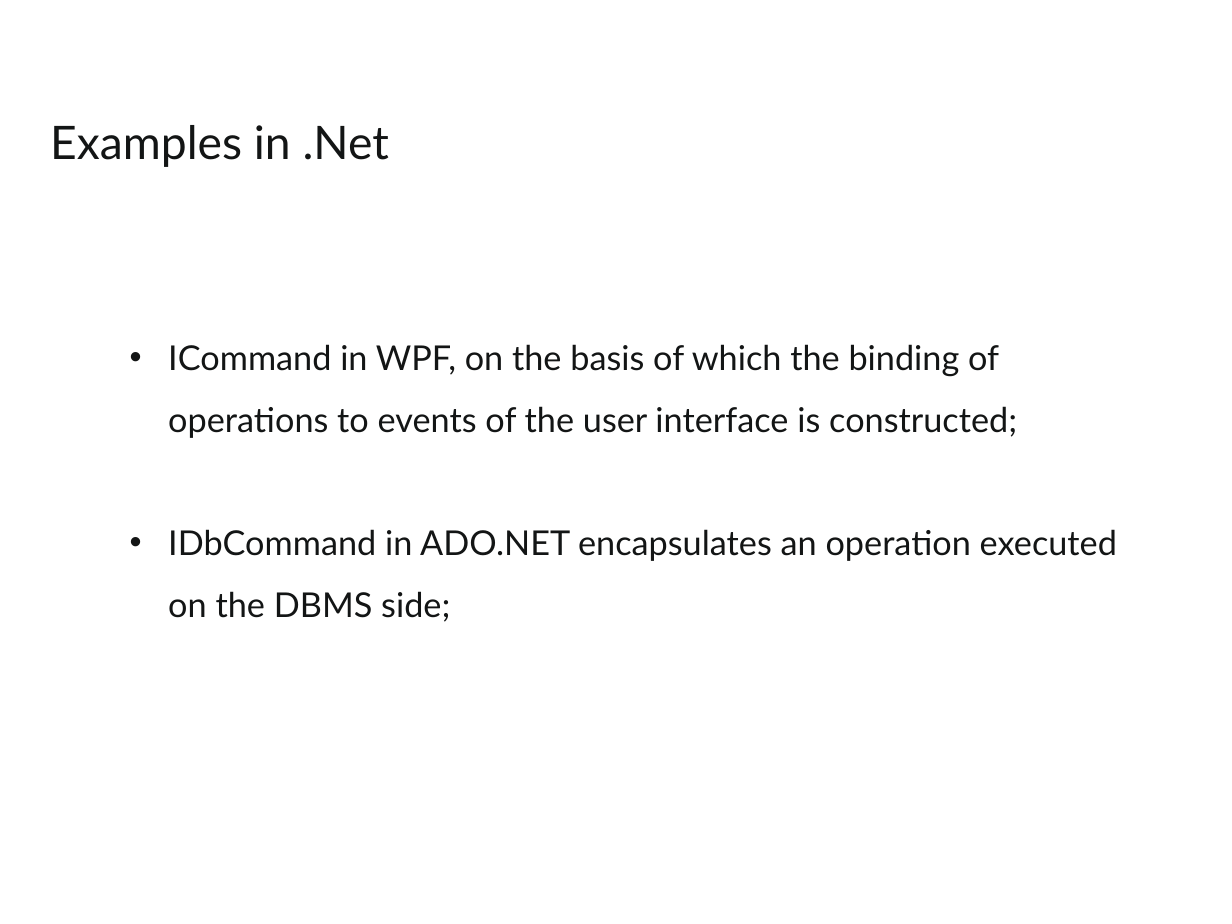
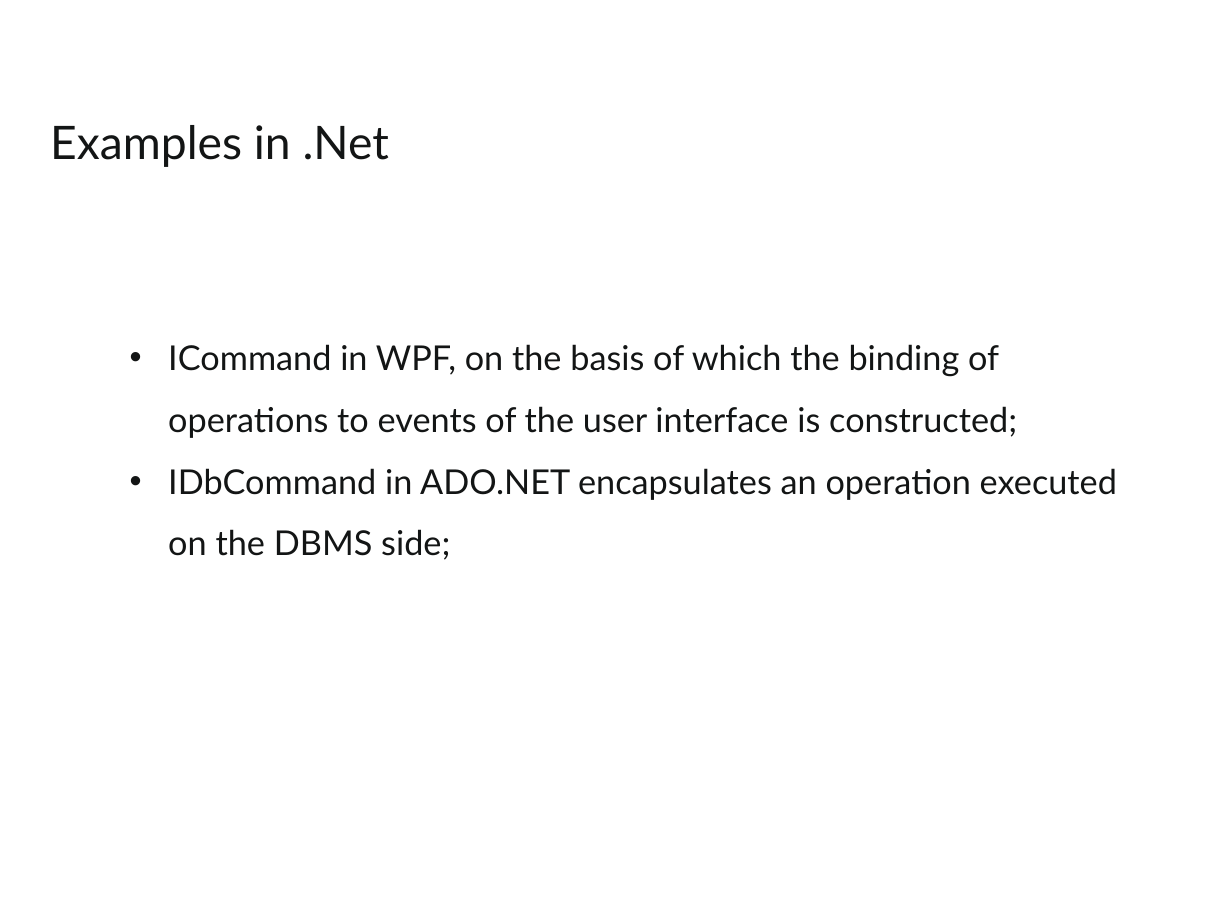
Before and after one commit to tarasiscom/Lv-273, a slide deck: slide 13 of education/Command and Visitor patterns.pptx (slide 7 before the commit). Drawn at 1232x924 pixels with LibreOffice and Linux fonts; fonts in the diff are those of the drawing; background and template pictures are left out. Boxes give left, top, right and bottom in pixels: in the first picture for what was removed or moved away, otherwise in the second. Text is boxed around its words. In the diff, an @@ line names an element or a change of style, - is before the commit and + after.

Commit message:
Command pattern v.1.1

```diff
--- a/education/Command and Visitor patterns.pptx
+++ b/education/Command and Visitor patterns.pptx
@@ text "ICommand in WPF, on the ..." rewrapped from [168, 344, 1117, 622] to [168, 344, 1117, 560] @@
```
Also in this commit, not shown: 3 other slides changed, 9 slides added, 3 slides removed.
